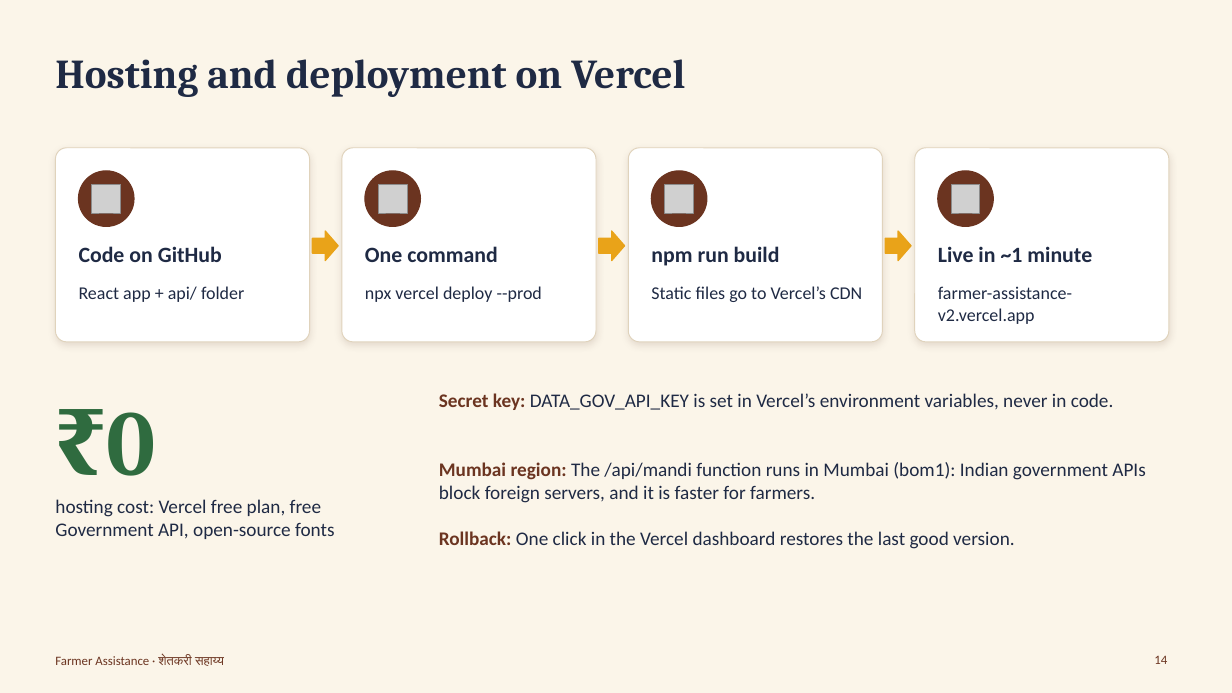
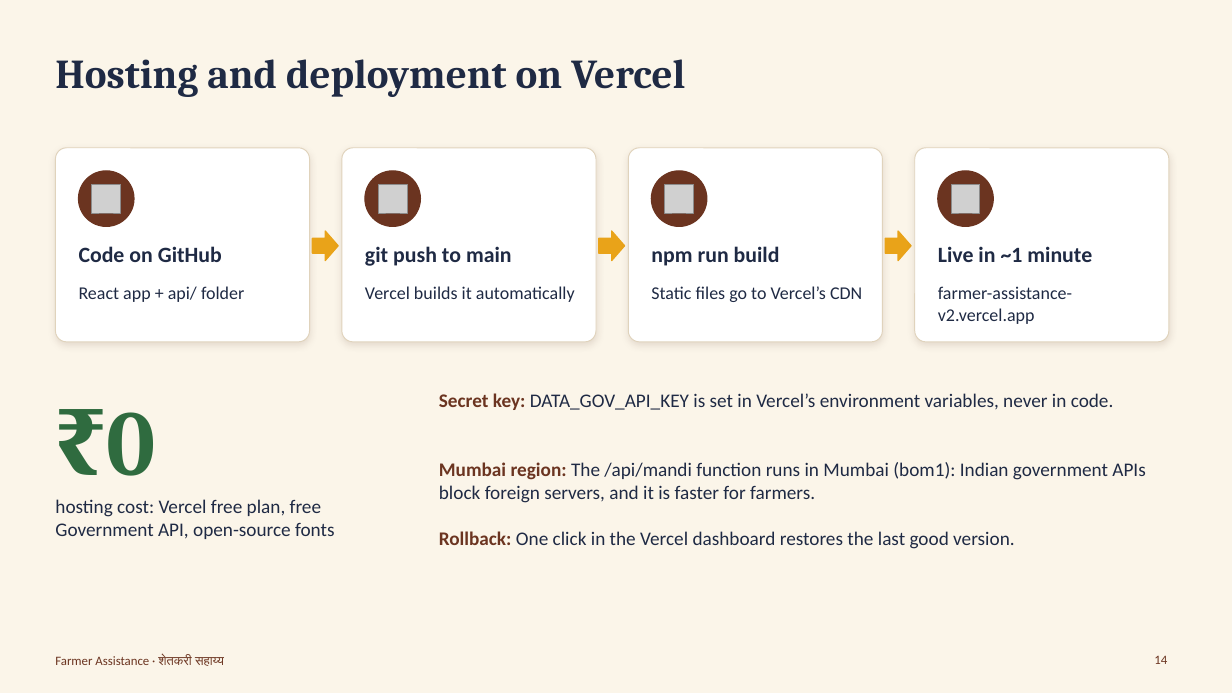
Before and after one commit to Shravanirajput/farmer-assistance-system, a slide deck: slide 14 of docs/presentation/Farmer-Assistance-Presentation.pptx. Drawn at 1232x693 pixels with LibreOffice and Linux fonts; fonts in the diff are those of the drawing; grey boxes stand for pictures. Boxes give left, top, right and bottom in pixels: in the first picture for what was removed or moved away, otherwise in the second. Text is boxed around its words. In the diff, an @@ line names an element or a change of style, - is before the commit and + after.

```diff
--- a/docs/presentation/Farmer-Assistance-Presentation.pptx
+++ b/docs/presentation/Farmer-Assistance-Presentation.pptx
@@ text at (x1=365, y1=246, x2=512, y2=266): text changed @@
-One command
+git push to main
@@ text at (x1=365, y1=286, x2=575, y2=302): text changed @@
-npx vercel deploy --prod
+Vercel builds it automatically
```
Also in this commit, not shown: 3 other files.
